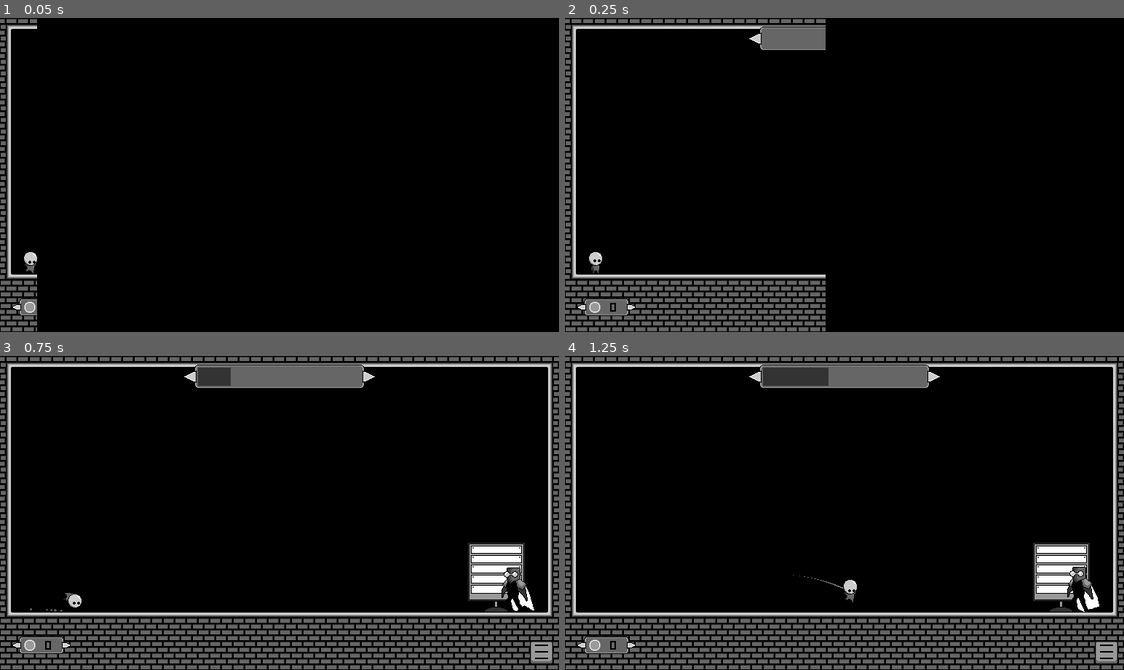
Above: before the commit, frames 1-4 (two rows, left to right).
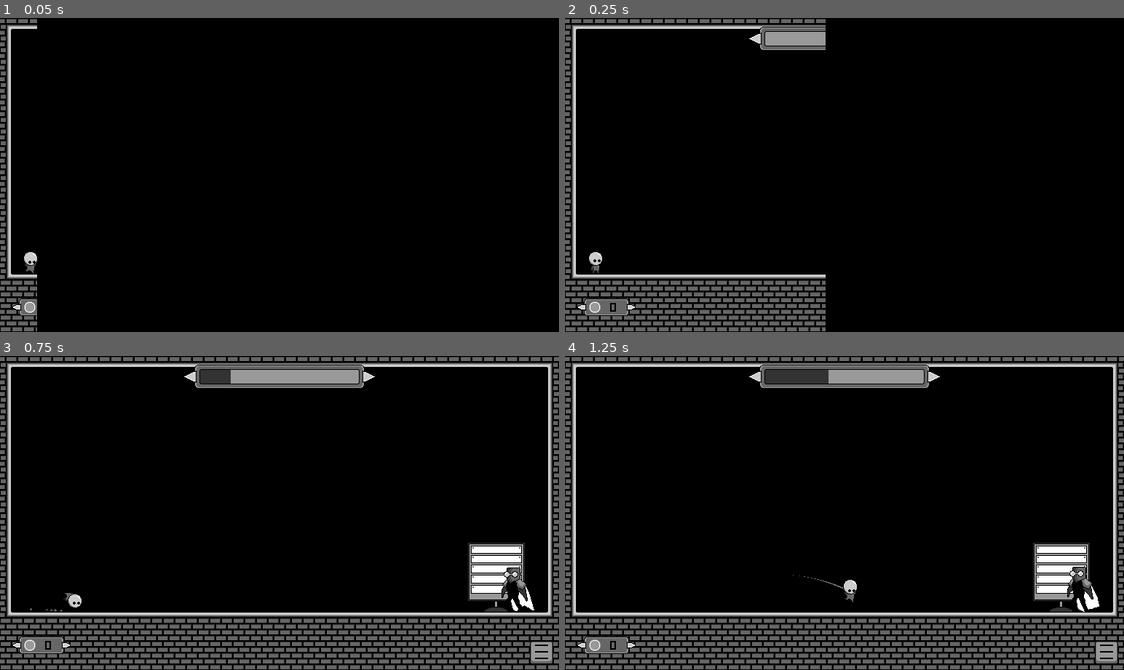
Above: after the commit, the same moments.

Repository: Lonk226/friendly-adventure
Game: Godot game, scene res://Scenes/the_lab.tscn
Same seed, same stepped clock (60 frames per second), same inputs: the game is played once before the commit and once after it. This scene is started directly instead of the project's main scene.
Inputs:
- Up to frame 1 (0.05 s): no input
- Up to frame 2 (0.25 s): no input
- Up to frame 3 (0.75 s): tap Enter at 0.5 s; hold Right (right) from 0.53 s (still down); tap C (roll) at 0.6 s
- Up to frame 4 (1.25 s): keep holding Right (right); tap X (jump) at 0.77 s

Frame 1 is identical in both runs. In frame 2, 0.5% of the frame differs, in the area x 35-47%, y 4-10%; in frame 3, 1.2%, in the area x 35-65%, y 3-10%; in frame 4, 1.0%.

Commit message:
more ui stuff

Diff:
--- a/Into the Abyss/Scenes/player.tscn
+++ b/Into the Abyss/Scenes/player.tscn
@@ -277,7 +277,6 @@
 colors = PackedColorArray(1, 1, 1, 0.470588, 1, 1, 1, 0)
 
 [sub_resource type="StyleBoxFlat" id="StyleBoxFlat_hqtel"]
-bg_color = Color(0.4, 0.4, 0.4, 1)
 
 [sub_resource type="StyleBoxFlat" id="StyleBoxFlat_sweqy"]
 bg_color = Color(0.2, 0.2, 0.2, 1)
@@ -407,14 +406,6 @@
 
 [node name="UI" type="CanvasLayer" parent="."]
 
-[node name="ProgressBarBg" type="Sprite2D" parent="UI"]
-position = Vector2(384, 28.5)
-texture = ExtResource("5_8erm5")
-
-[node name="Ui" type="Sprite2D" parent="UI"]
-position = Vector2(57, 398)
-texture = ExtResource("5_fkybt")
-
 [node name="Super Meter" type="ProgressBar" parent="UI"]
 anchors_preset = 5
 anchor_left = 0.5
@@ -428,6 +419,14 @@
 theme_override_styles/fill = SubResource("StyleBoxFlat_sweqy")
 max_value = 2000.0
 show_percentage = false
+
+[node name="ProgressBarBg" type="Sprite2D" parent="UI"]
+position = Vector2(384, 28.5)
+texture = ExtResource("5_8erm5")
+
+[node name="Ui" type="Sprite2D" parent="UI"]
+position = Vector2(57, 398)
+texture = ExtResource("5_fkybt")
 
 [node name="Sprite2D2" type="Sprite2D" parent="UI"]
 position = Vector2(41, 398)
Binary file changed: Into the Abyss/Assets/Progress Bar BG.png
Not shown: 1 places in Into the Abyss/Scenes/player.tscn that only renumber resources
